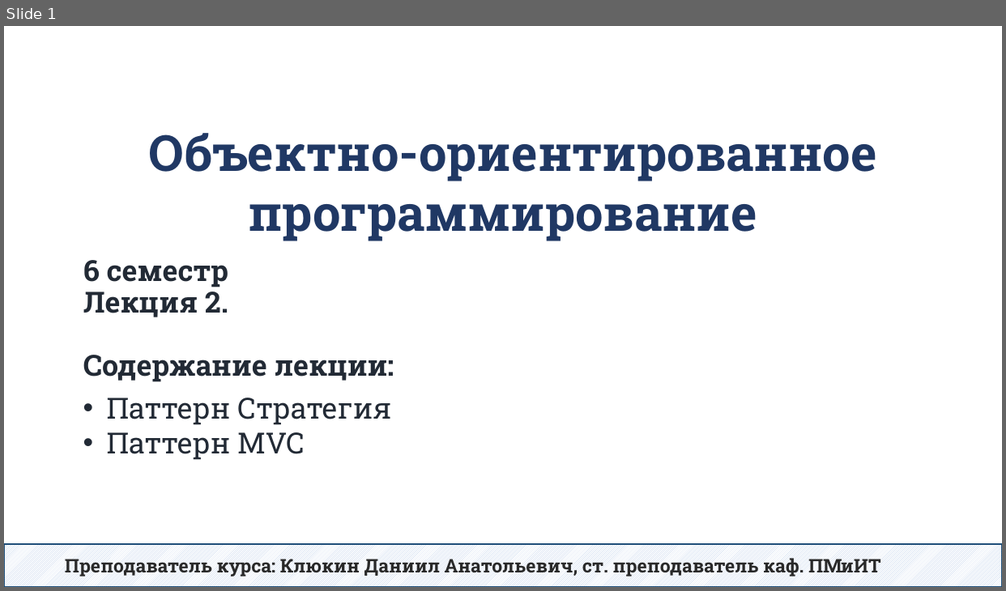
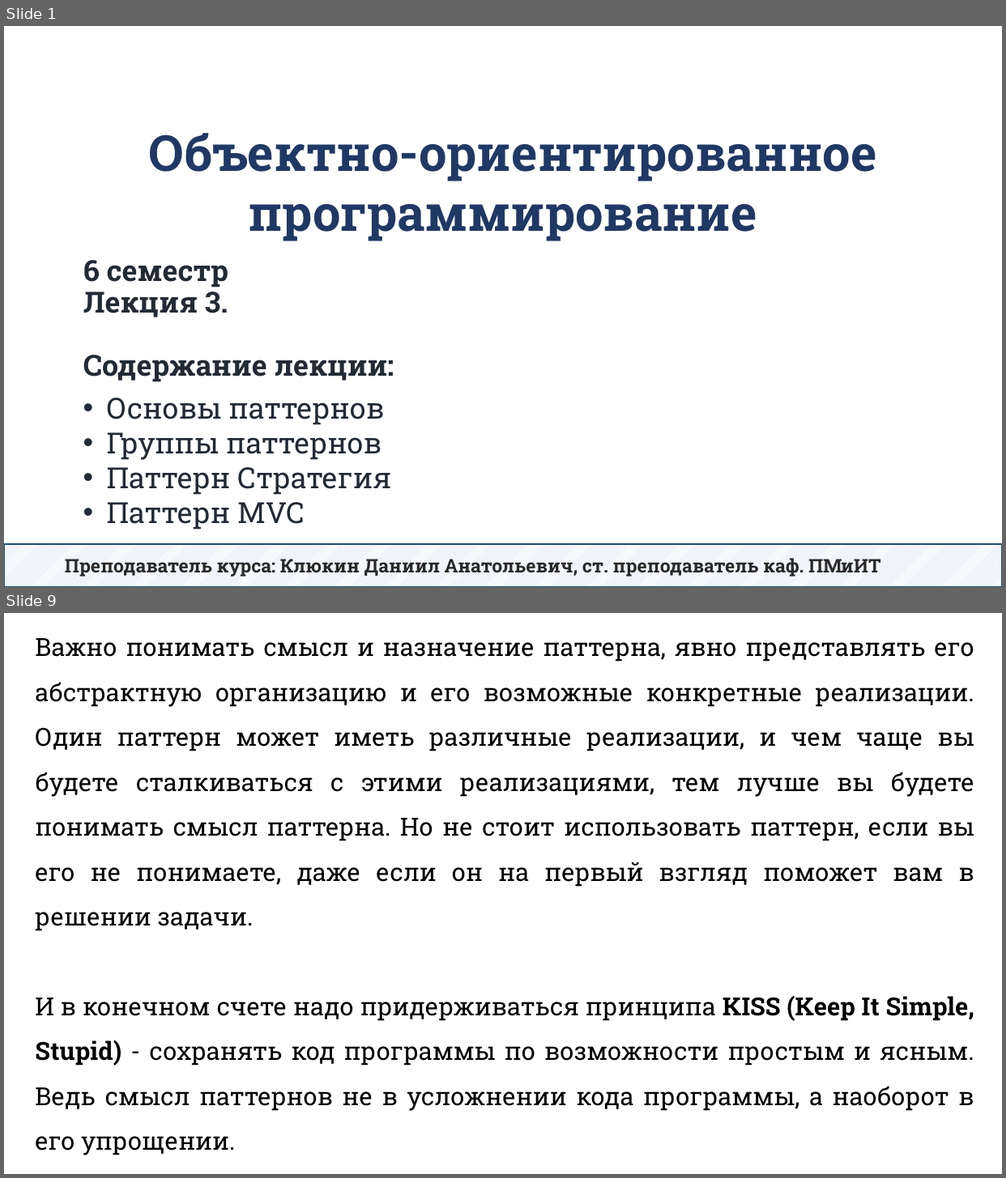
Before and after one commit to DaniilKlyukin/OOP-6, a slide deck: Лекции/ООП 2 лек 3.pptx. Shown one above the other, each under a label of ours: slide 1 before the commit, slides 1 and 9 after it; the slides between them are not shown. The pictures are 1006x591 and 1006x1178 pixels, drawn with LibreOffice and Linux fonts; fonts in the diff are those of the drawing. Boxes give left, top, right and bottom in pixels: in the first picture for what was removed or moved away, otherwise in the second. Text is boxed around its words. In the diff, an @@ line names an element or a change of style, - is before the commit and + after.

```diff
--- a/Лекции/ООП 2 лек 3.pptx
+++ b/Лекции/ООП 2 лек 3.pptx
@@ slide 9 added at [4, 613, 1002, 1174], background #FFFFFF @@
@@ text added at [35, 638, 974, 1156], 24 pt, text #000000 @@
+Важно понимать смысл и назначение паттерна, явно представлять его абстрактную организацию и его возможные конкретные реализации. Один паттерн может иметь различные реализации, и чем чаще вы будете сталкиваться с этими реализациями, тем лучше вы будете понимать смысл паттерна. Но не стоит использовать паттерн, если вы его не понимаете, даже если он на первый взгляд поможет вам в решении задачи.
+И в конечном счете надо придерживаться принципа KISS (Keep It Simple, Stupid) - сохранять код программы по возможности простым и ясным. Ведь смысл паттернов не в усложнении кода программы, а наоборот в его упрощении.
@@ slide 1 changed as well @@
@@ title at [83, 260, 394, 382]: text changed @@
-6 семестр
-Лекция 2.
-Содержание лекции:
+6 семестр
+Лекция 3.
+Содержание лекции:
@@ text at [107, 398, 384, 460]: paragraphs added @@
+• Основы паттернов
+• Группы паттернов
```
Also in this commit, not shown: 27 other slides added, 4 other files.
